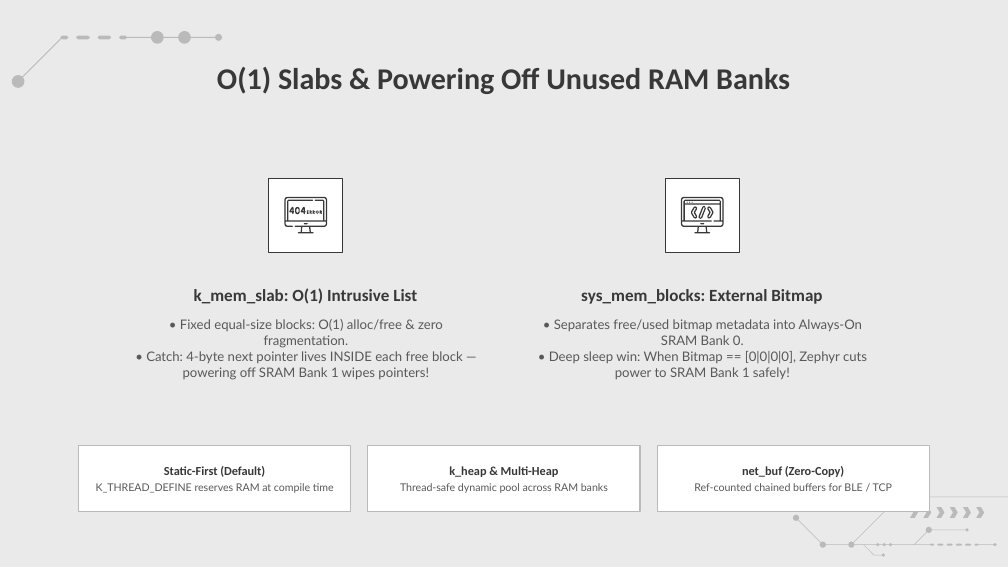
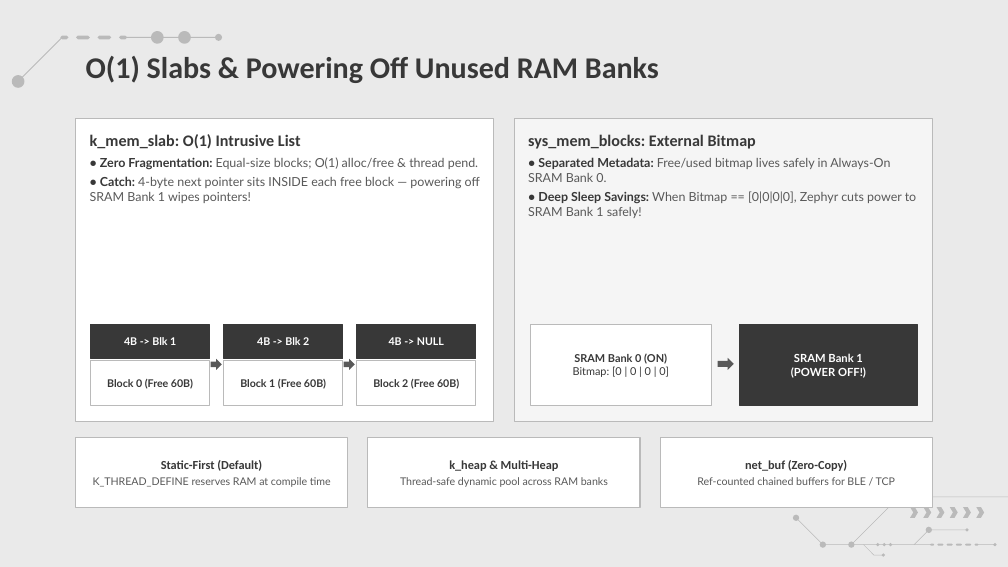
Before and after one commit to amrsaeedcse/zephyr-vs-freertos-presentation, a slide deck: slide 22 of Zephyr_RTOS_vs_FreeRTOS.pptx (slide 20 before the commit). Drawn at 1008x567 pixels with LibreOffice and Linux fonts; fonts in the diff are those of the drawing; background and template pictures are left out. Boxes give left, top, right and bottom in pixels: in the first picture for what was removed or moved away, otherwise in the second. Text is boxed around its words. In the diff, an @@ line names an element or a change of style, - is before the commit and + after.

```diff
--- a/Zephyr_RTOS_vs_FreeRTOS.pptx
+++ b/Zephyr_RTOS_vs_FreeRTOS.pptx
@@ title "O(1) Slabs & Powering Off ...": place and size @@
-title "O(1) Slabs & Powering Off ..." at [217, 67, 790, 94]
+title "O(1) Slabs & Powering Off ..." at [86, 56, 659, 83]
@@ title "O(1) Slabs & Powering Off ..." at [86, 56, 659, 83]: alignment centre to left @@
@@ rectangle "k_mem_slab: O(1) Intrusive List": place and size @@
-rectangle "k_mem_slab: O(1) Intrusive List" at [146, 319, 463, 380]
+rectangle "k_mem_slab: O(1) Intrusive List" at [76, 119, 494, 421]
@@ rectangle "k_mem_slab: O(1) Intrusive List" at [76, 119, 494, 421]: fill none to #FFFFFF; outline none to #BABABA 0.75 pt @@
@@ rectangle "sys_mem_blocks: External Bitmap": place and size @@
-rectangle "sys_mem_blocks: External Bitmap" at [549, 319, 867, 379]
+rectangle "sys_mem_blocks: External Bitmap" at [514, 119, 932, 421]
@@ rectangle "sys_mem_blocks: External Bitmap" at [514, 119, 932, 421]: fill none to #F5F5F5; outline none to #BABABA 0.75 pt @@
@@ text in rectangle at [90, 134, 480, 203]: text changed; size 9.4 to 8.9 pt @@
-• Fixed equal-size blocks: O(1) alloc/free & zero fragmentation.
-• Catch: 4-byte next pointer lives INSIDE each free block — powering off SRAM Bank 1 wipes pointers!
+k_mem_slab: O(1) Intrusive List
+• Zero Fragmentation: Equal-size blocks; O(1) alloc/free & thread pend.
+• Catch: 4-byte next pointer sits INSIDE each free block — powering off SRAM Bank 1 wipes pointers!
@@ text in rectangle at [528, 134, 917, 218]: text changed; size 9.4 to 8.9 pt @@
-• Separates free/used bitmap metadata into Always-On SRAM Bank 0.
-• Deep sleep win: When Bitmap == [0|0|0|0], Zephyr cuts power to SRAM Bank 1 safely!
+sys_mem_blocks: External Bitmap
+• Separated Metadata: Free/used bitmap lives safely in Always-On SRAM Bank 0.
+• Deep Sleep Savings: When Bitmap == [0|0|0|0], Zephyr cuts power to SRAM Bank 1 safely!
@@ rectangle removed at [269, 178, 344, 253] @@
@@ rectangle removed at [665, 178, 740, 253] @@
@@ group removed at [681, 197, 724, 233]: 8 freeform shapes @@
@@ group removed at [284, 197, 327, 233]: 10 freeform shapes @@
@@ subtitle removed at [194, 288, 417, 304] @@
-k_mem_slab: O(1) Intrusive List
@@ subtitle removed at [581, 289, 822, 304] @@
-sys_mem_blocks: External Bitmap
@@ rectangle added at [91, 325, 210, 359], fill #383838, outline #383838 0.75 pt, 7.6 pt, text #FFFFFF, bold @@
+4B -> Blk 1
@@ rectangle added at [224, 325, 343, 359], fill #383838, outline #383838 0.75 pt, 7.6 pt, text #FFFFFF, bold @@
+4B -> Blk 2
@@ rectangle added at [357, 325, 476, 359], fill #383838, outline #383838 0.75 pt, 7.6 pt, text #FFFFFF, bold @@
+4B -> NULL
@@ rectangle added at [530, 325, 712, 405], fill #FFFFFF, outline #BABABA 0.75 pt, 7.8 pt, text #383838 @@
+SRAM Bank 0 (ON)
+Bitmap: [0 | 0 | 0 | 0]
@@ rectangle added at [740, 325, 917, 405], fill #383838, outline #383838 0.75 pt, 8 pt, text #FFFFFF, bold @@
+SRAM Bank 1
+(POWER OFF!)
@@ right arrow added at [211, 359, 222, 370], fill #595959 @@
@@ right arrow added at [344, 359, 355, 370], fill #595959 @@
@@ right arrow added at [718, 358, 734, 370], fill #595959 @@
@@ rectangle added at [91, 361, 210, 405], fill #FFFFFF, outline #BABABA 0.75 pt, 7.6 pt, text #383838, bold @@
+Block 0 (Free 60B)
@@ rectangle added at [224, 361, 343, 405], fill #FFFFFF, outline #BABABA 0.75 pt, 7.6 pt, text #383838, bold @@
+Block 1 (Free 60B)
@@ rectangle added at [357, 361, 476, 405], fill #FFFFFF, outline #BABABA 0.75 pt, 7.6 pt, text #383838, bold @@
+Block 2 (Free 60B)
@@ rectangle "Static-First (Default)": place and size @@
-rectangle "Static-First (Default)" at [79, 446, 351, 512]
+rectangle "Static-First (Default)" at [76, 437, 348, 508]
@@ rectangle "k_heap & Multi-Heap": place and size @@
-rectangle "k_heap & Multi-Heap" at [368, 446, 640, 512]
+rectangle "k_heap & Multi-Heap" at [368, 437, 640, 508]
@@ rectangle "net_buf (Zero-Copy)": place and size @@
-rectangle "net_buf (Zero-Copy)" at [657, 446, 929, 512]
+rectangle "net_buf (Zero-Copy)" at [660, 437, 932, 508]
```
Also in this commit, not shown: 10 other slides changed, 8 slides added, 6 slides removed, 2 other files.
